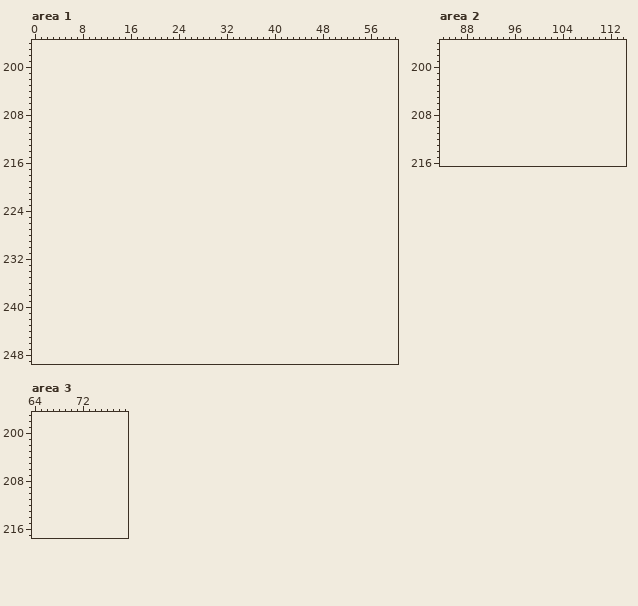
File history of a pixel-art file, levels/office/assets/Office.aseprite. This is how it looked before the edit.
240x192 pixels, 1 frame. Colours within 5 levels of each other are drawn and written as one. Shown: area 1: x 0..60, y 196..249; area 2: x 84..114, y 196..216; area 3: x 64..79, y 197..217. The old version is drawn lined up with the new one, on the new canvas. The commit also changed other parts of the picture, which this record leaves out.
Visible layers, top first: "Paintings", "Windows", "Elevator", "Office Fill", "Office Ceiling", "Office Wall", "Office Floor".
Palette (. is transparent): 
Pixels before, area 1 (only the part around the change), first column x 0:
196 .............................................................
197 .............................................................
198 .............................................................
199 .............................................................
200 .............................................................
201 .............................................................
202 .............................................................
203 .............................................................
204 .............................................................
205 .............................................................
206 .............................................................
207 .............................................................
208 .............................................................
209 .............................................................
210 .............................................................
211 .............................................................
212 .............................................................
213 .............................................................
214 .............................................................
215 .............................................................
216 .............................................................
217 .............................................................
218 .............................................................
219 .............................................................
220 .............................................................
221 .............................................................
222 .............................................................
223 .............................................................
224 .............................................................
225 .............................................................
226 .............................................................
227 .............................................................
228 .............................................................
229 .............................................................
230 .............................................................
231 .............................................................
232 .............................................................
233 .............................................................
234 .............................................................
235 .............................................................
236 .............................................................
237 .............................................................
238 .............................................................
239 .............................................................
240 .............................................................
241 .............................................................
242 .............................................................
243 .............................................................
244 .............................................................
245 .............................................................
246 .............................................................
247 .............................................................
248 .............................................................
249 .............................................................
After:
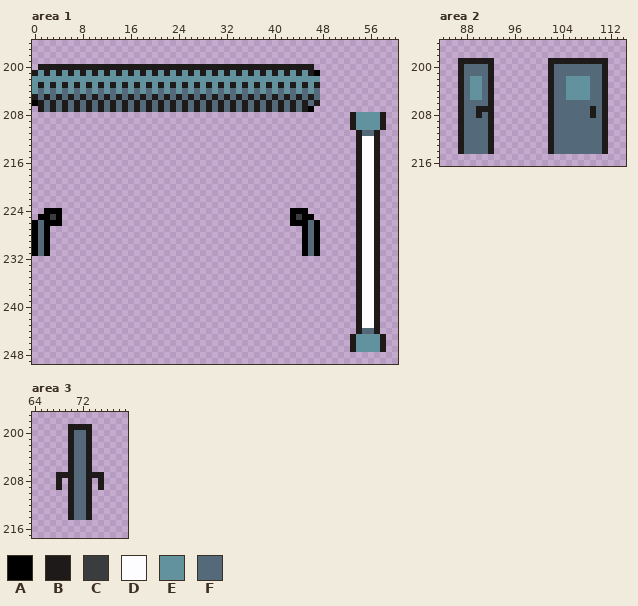
Colours new in this view: A #000000  B #1f1a1a  C #393d3f  D #fdfdff  E #62929e  F #546a7b
Diff:
canvas 240x192 -> 240x256
Changed rows in their new state; - is an unchanged pixel.
Area 1:
first column x 0:
200 -BBBBBBBBBBBBBBBBBBBBBBBBBBBBBBBBBBBBBBBBBBBBBB------------
201 BEBEBEBEBEBEBEBEBEBEBEBEBEBEBEBEBEBEBEBEBEBEBEBA-----------
202 EEEEEEEEEEEEEEEEEEEEEEEEEEEEEEEEEEEEEEEEEEEEEEEE-----------
203 EBEBEBEBEBEBEBEBEBEBEBEBEBEBEBEBEBEBEBEBEBEBEBEB-----------
204 EFEFEFEFEFEFEFEFEFEFEFEFEFEFEFEFEFEFEFEFEFEFEFEF-----------
205 BFBFBFBFBFBFBFBFBFBFBFBFBFBFBFBFBFBFBFBFBFBFBFBF-----------
206 ABFBFBFBFBFBFBFBFBFBFBFBFBFBFBFBFBFBFBFBFBFBFBFB-----------
207 -BFBFBFBFBFBFBFBFBFBFBFBFBFBFBFBFBFBFBFBFBFBFBA------------
208 -----------------------------------------------------BEEEEB
209 -----------------------------------------------------BEEEEB
210 -----------------------------------------------------BEEEEB
211 ------------------------------------------------------BFFB-
212 ------------------------------------------------------BDDB-
213 ------------------------------------------------------BDDB-
214 ------------------------------------------------------BDDB-
215 ------------------------------------------------------BDDB-
216 ------------------------------------------------------BDDB-
217 ------------------------------------------------------BDDB-
218 ------------------------------------------------------BDDB-
219 ------------------------------------------------------BDDB-
220 ------------------------------------------------------BDDB-
221 ------------------------------------------------------BDDB-
222 ------------------------------------------------------BDDB-
223 ------------------------------------------------------BDDB-
224 --AAA--------------------------------------AAA--------BDDB-
225 -AACA--------------------------------------ACAA-------BDDB-
226 AFAAA--------------------------------------AAAFA------BDDB-
227 AFA------------------------------------------AFA------BDDB-
228 AFA------------------------------------------AFA------BDDB-
229 AFA------------------------------------------AFA------BDDB-
230 AFA------------------------------------------AFA------BDDB-
231 AFA------------------------------------------AFA------BDDB-
232 ------------------------------------------------------BDDB-
233 ------------------------------------------------------BDDB-
234 ------------------------------------------------------BDDB-
235 ------------------------------------------------------BDDB-
236 ------------------------------------------------------BDDB-
237 ------------------------------------------------------BDDB-
238 ------------------------------------------------------BDDB-
239 ------------------------------------------------------BDDB-
240 ------------------------------------------------------BDDB-
241 ------------------------------------------------------BDDB-
242 ------------------------------------------------------BDDB-
243 ------------------------------------------------------BDDB-
244 ------------------------------------------------------BFFB-
245 -----------------------------------------------------BEEEEB
246 -----------------------------------------------------BEEEEB
247 -----------------------------------------------------BEEEEB
Area 2:
first column x 87:
199 BBBBBB---------BBBBBBBBBB
200 BFFFFB---------BFFFFFFFFB
201 BFFFFB---------BFFFFFFFFB
202 BFEEFB---------BFFEEEEFFB
203 BFEEFB---------BFFEEEEFFB
204 BFEEFB---------BFFEEEEFFB
205 BFEEFB---------BFFEEEEFFB
206 BFFFFB---------BFFFFFFFFB
207 BFFBBB---------BFFFFFFBFB
208 BFFBFB---------BFFFFFFBFB
209 BFFFFB---------BFFFFFFFFB
210 BFFFFB---------BFFFFFFFFB
211 BFFFFB---------BFFFFFFFFB
212 BFFFFB---------BFFFFFFFFB
213 BFFFFB---------BFFFFFFFFB
214 BFFFFB---------BFFFFFFFFB
Area 3:
first column x 68:
199 --BBBB--
200 --BFFB--
201 --BFFB--
202 --BFFB--
203 --BFFB--
204 --BFFB--
205 --BFFB--
206 --BFFB--
207 BBBFFBBB
208 B-BFFB-B
209 B-BFFB-B
210 --BFFB--
211 --BFFB--
212 --BFFB--
213 --BFFB--
214 --BFFB--
